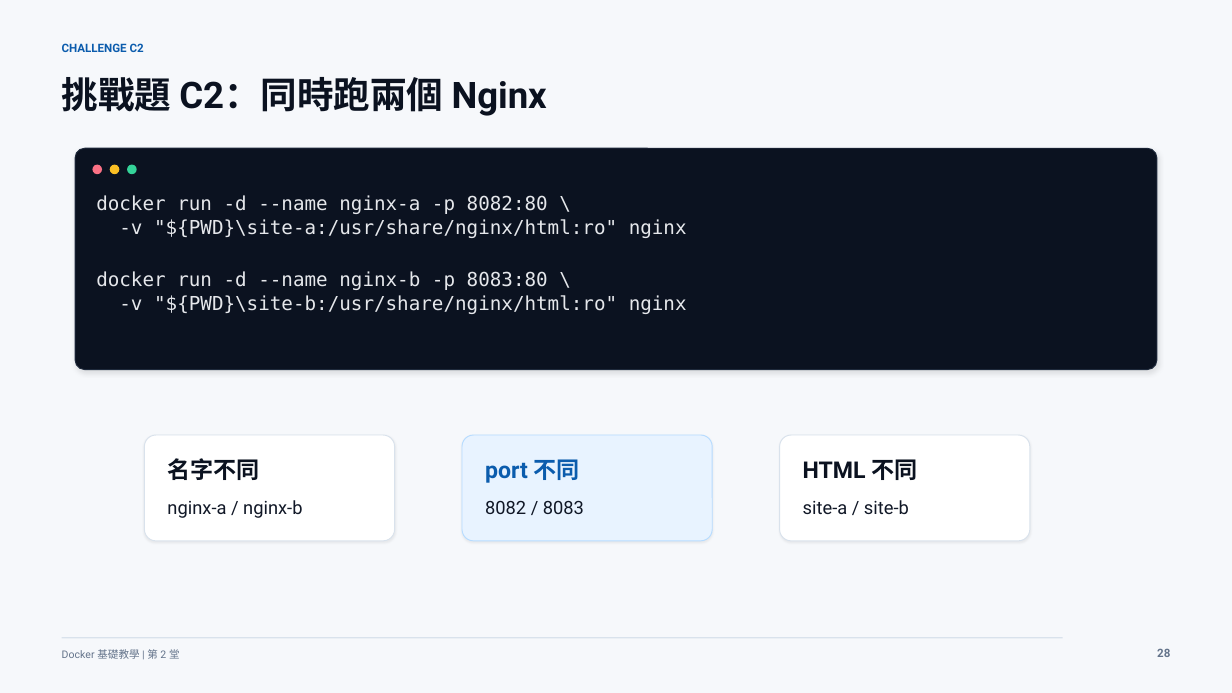
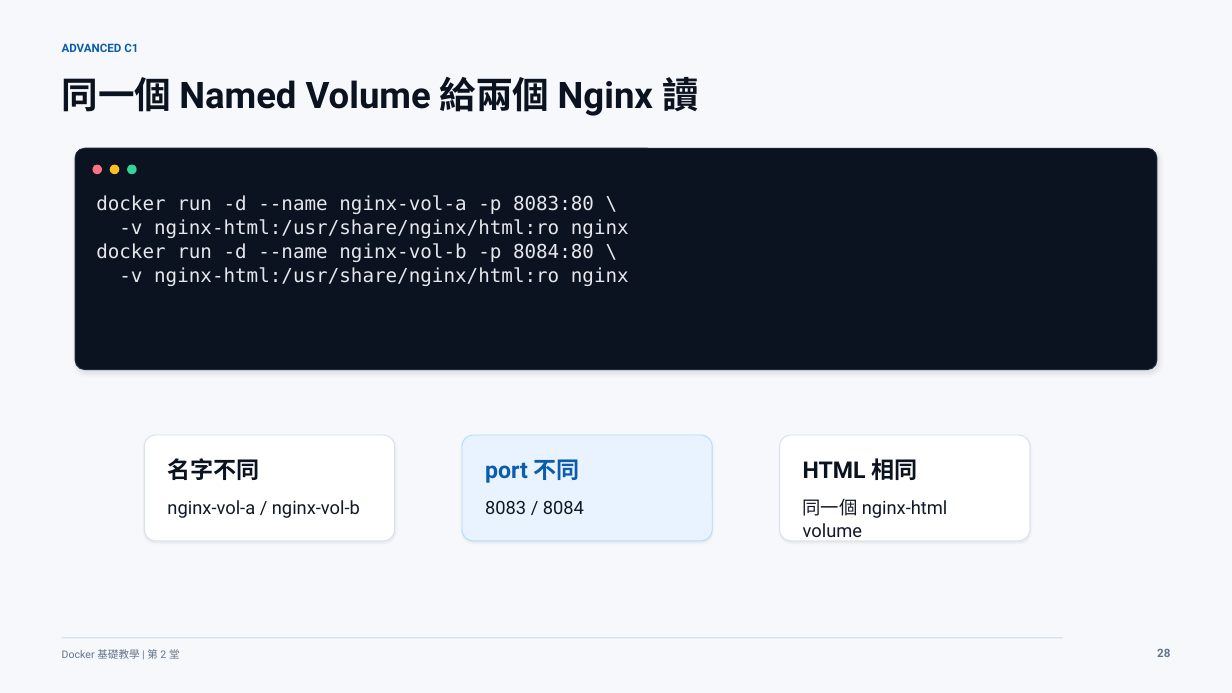
Before and after one commit to lalalalaluk/docker-practice, a slide deck: slide 33 of slides/docker-session2-flask-volume.pptx. Drawn at 1232x693 pixels with LibreOffice and Linux fonts; fonts in the diff are those of the drawing. Boxes give left, top, right and bottom in pixels: in the first picture for what was removed or moved away, otherwise in the second. Text is boxed around its words. In the diff, an @@ line names an element or a change of style, - is before the commit and + after.

```diff
--- a/slides/docker-session2-flask-volume.pptx
+++ b/slides/docker-session2-flask-volume.pptx
@@ text at [62, 43, 138, 52]: text changed @@
-CHALLENGE C2
+ADVANCED C1
@@ text at [62, 77, 699, 116]: text changed @@
-挑戰題 C2：同時跑兩個 Nginx
+同一個 Named Volume 給兩個 Nginx 讀
@@ text at [96, 195, 629, 286]: text changed @@
-docker run -d --name nginx-a -p 8082:80 \
--v "${PWD}\site-a:/usr/share/nginx/html:ro" nginx
-docker run -d --name nginx-b -p 8083:80 \
--v "${PWD}\site-b:/usr/share/nginx/html:ro" nginx
+docker run -d --name nginx-vol-a -p 8083:80 \
+-v nginx-html:/usr/share/nginx/html:ro nginx
+docker run -d --name nginx-vol-b -p 8084:80 \
+-v nginx-html:/usr/share/nginx/html:ro nginx
@@ text at [803, 458, 917, 480]: text changed @@
-HTML 不同
+HTML 相同
@@ text at [167, 500, 360, 518]: text changed @@
-nginx-a / nginx-b
+nginx-vol-a / nginx-vol-b
@@ text at [485, 501, 584, 514]: text changed @@
-8082 / 8083
+8083 / 8084
@@ text at [803, 499, 948, 537]: text changed @@
-site-a / site-b
+同一個 nginx-html volume
```
Also in this commit, not shown: 38 other slides changed, 3 slides added, 3 slides removed, 4 other files.
